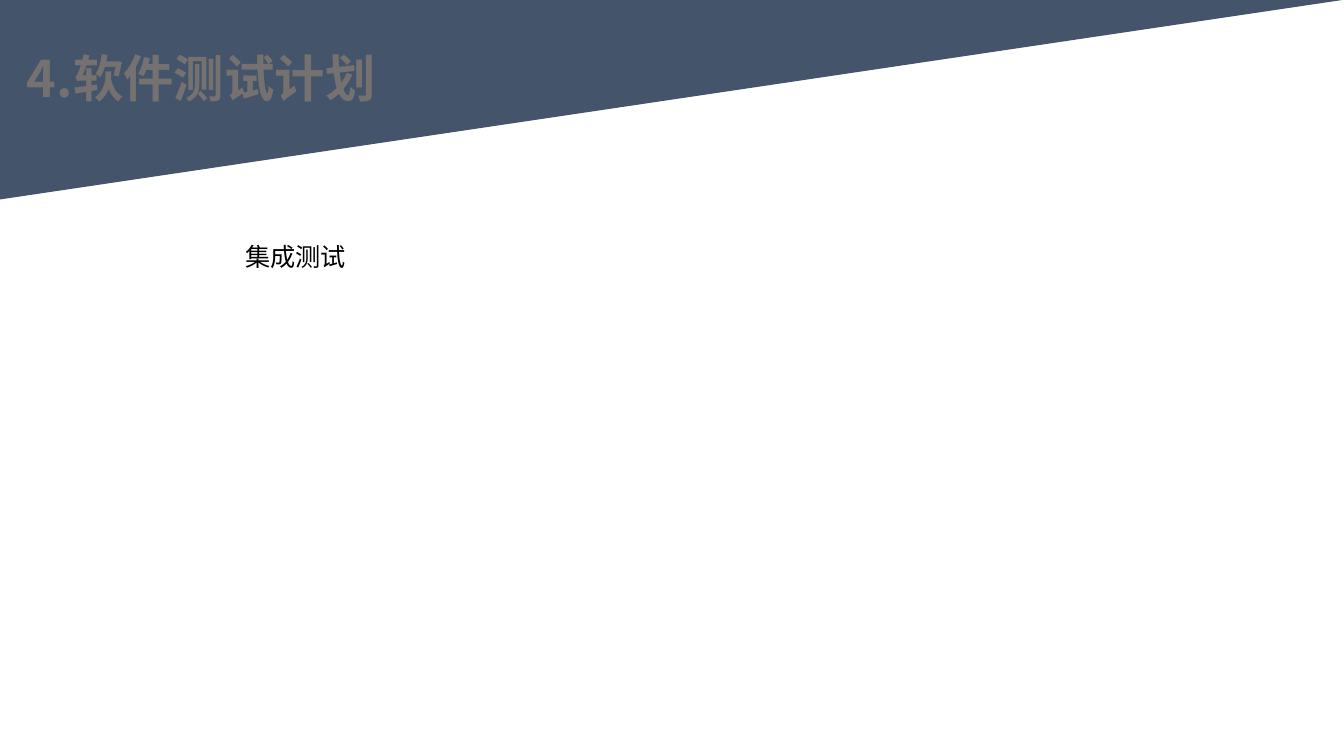
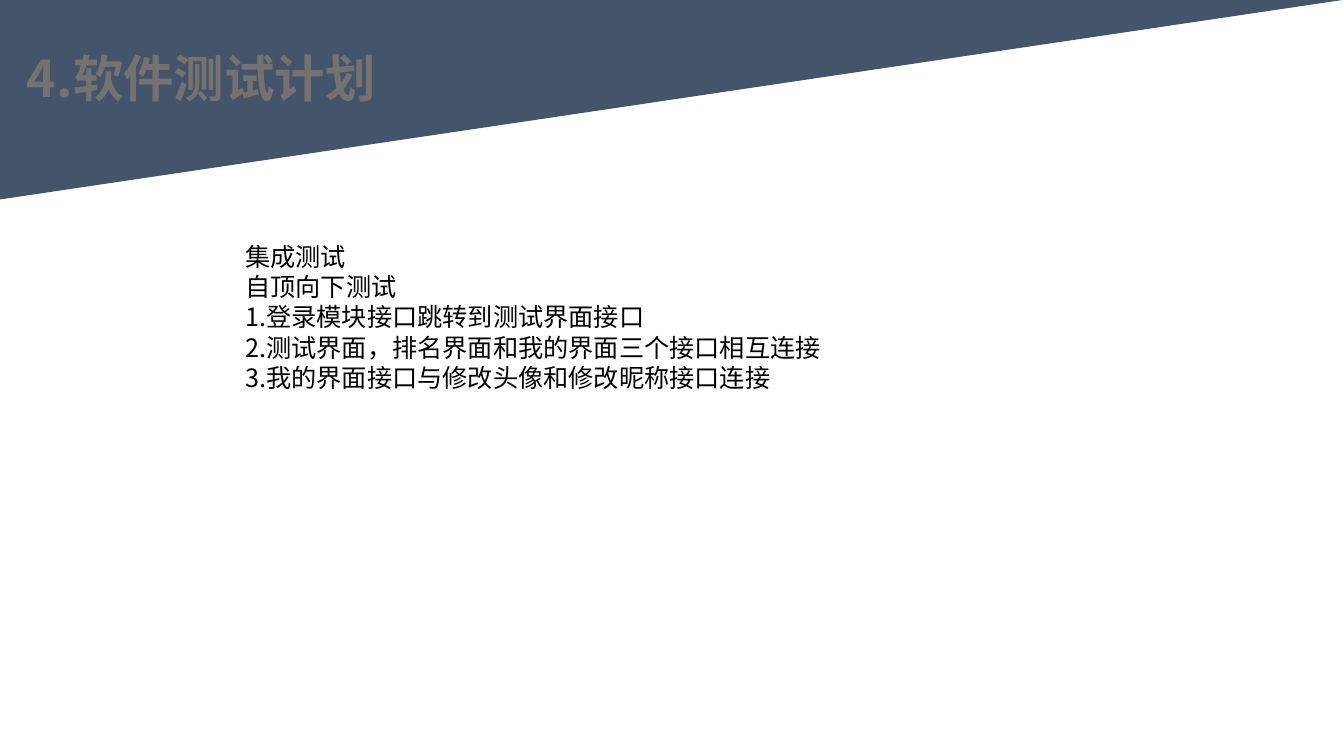
Before and after one commit to youhuyellowman/SE-2022-G06, a slide deck: slide 8 of 代码测试/代码实现PPTv0.0.1.pptx. Drawn at 1344x756 pixels with LibreOffice and Linux fonts; fonts in the diff are those of the drawing. Boxes give left, top, right and bottom in pixels: in the first picture for what was removed or moved away, otherwise in the second. Text is boxed around its words. In the diff, an @@ line names an element or a change of style, - is before the commit and + after.

```diff
--- a/代码测试/代码实现PPTv0.0.1.pptx
+++ b/代码测试/代码实现PPTv0.0.1.pptx
@@ text at bbox=[245, 275, 820, 389]: paragraphs added @@
+自顶向下测试
+1.登录模块接口跳转到测试界面接口
+2.测试界面，排名界面和我的界面三个接口相互连接
+3.我的界面接口与修改头像和修改昵称接口连接
```
Also in this commit, not shown: 1 other slide changed, 1 slide removed.
